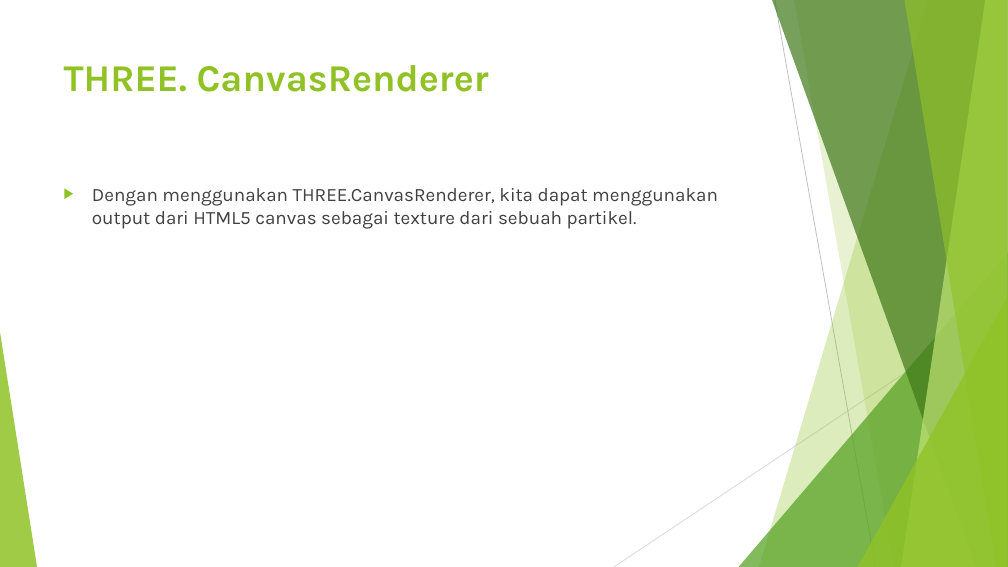
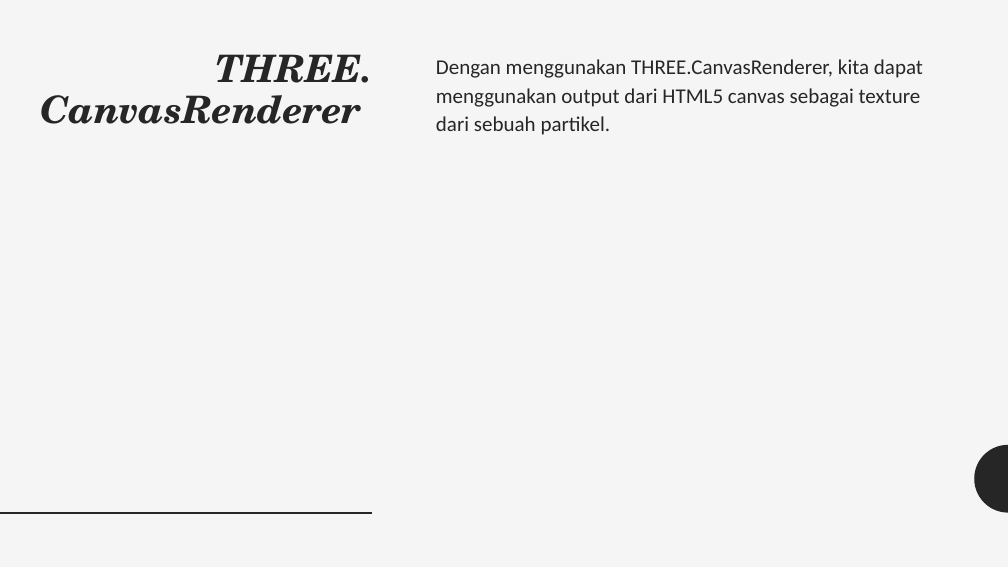
Before and after one commit to grafkom-d-if-its-2019/threejs-presentation-yolo, a slide deck: slide 2 of presentation/Particles, Sprites, and the Point Cloud.pptx. Drawn at 1008x567 pixels with LibreOffice and Linux fonts; fonts in the diff are those of the drawing. Boxes give left, top, right and bottom in pixels: in the first picture for what was removed or moved away, otherwise in the second. Text is boxed around its words. In the diff, an @@ line names an element or a change of style, - is before the commit and + after.

Commit message:
ppt updated (texture particle)

```diff
--- a/presentation/Particles, Sprites, and the Point Cloud.pptx
+++ b/presentation/Particles, Sprites, and the Point Cloud.pptx
@@ background #FFFFFF to #F5F5F5 @@
@@ title "THREE. CanvasRenderer": place and size @@
-title "THREE. CanvasRenderer" at (64, 65, 489, 92)
+title "THREE. CanvasRenderer" at (40, 54, 372, 124)
@@ title "THREE. CanvasRenderer" at (40, 54, 372, 124): font Karla to TeX Gyre Schola, text colour #90C226 to #262626, italic on; alignment left to right; line spacing 1 to 0.9 @@
@@ text "Dengan menggunakan THREE.CanvasRenderer, kita dapat ...": place and size @@
-text "Dengan menggunakan THREE.CanvasRenderer, kita dapat ..." at (92, 188, 718, 229)
+text "Dengan menggunakan THREE.CanvasRenderer, kita dapat ..." at (436, 59, 923, 135)
@@ text "Dengan menggunakan THREE.CanvasRenderer, kita dapat ..." at (436, 59, 923, 135): size 18 to 20 pt, font Karla to Calibri, text colour #404040 to #262626; bullet ▶ to none; line spacing 1 to 1.12; less space between paragraphs @@
@@ group removed at (0, 0, 1008, 567): 5 freeform shapes, 3 triangles, 2 lines @@
@@ freeform shape added at (975, 445, 1008, 513), fill #262626 @@
@@ line added from (0, 513) to (372, 513), #262626 2 pt @@
```
Also in this commit, not shown: 2 other slides changed, 4 slides added, 1 other file.
